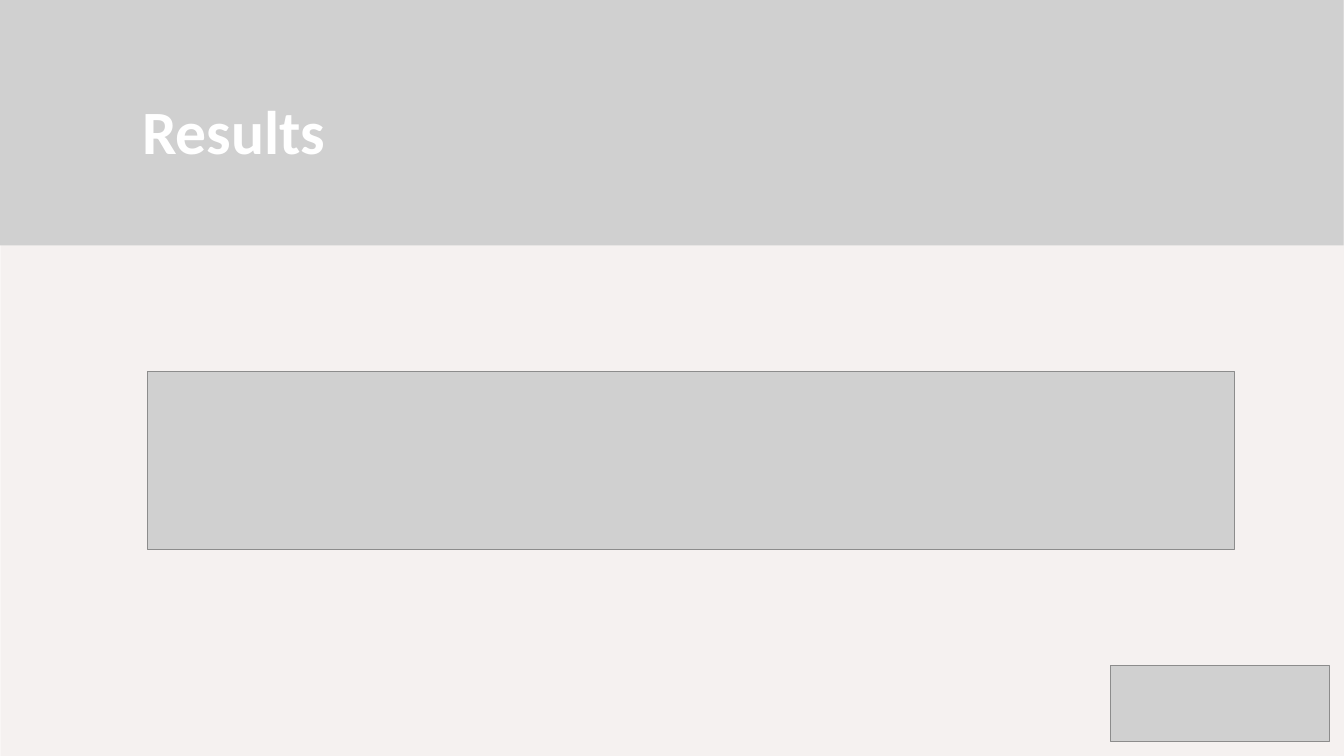
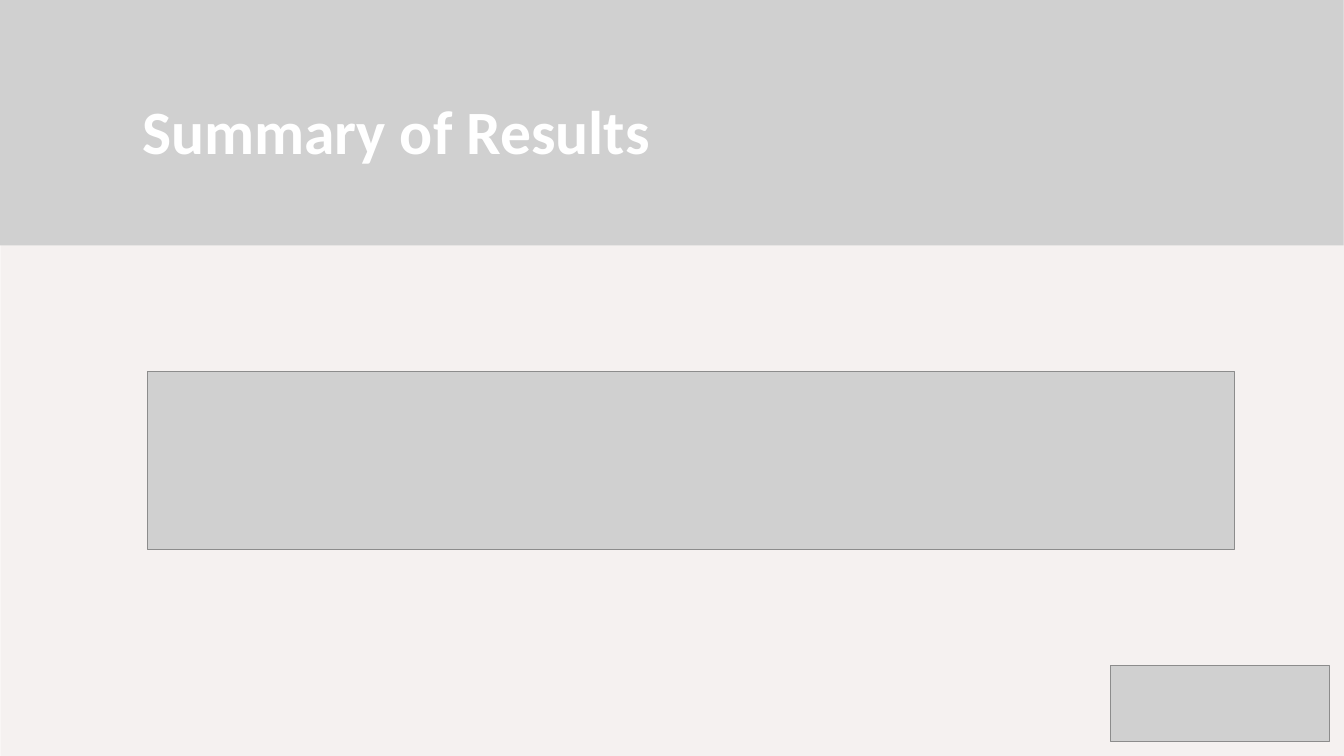
Before and after one commit to deepapborkar/NLPFinalProject, a slide deck: slide 10 of FinalPresentation.pptx (slide 8 before the commit). Drawn at 1344x756 pixels with LibreOffice and Linux fonts; fonts in the diff are those of the drawing; grey boxes stand for pictures; background and template pictures are left out. Boxes give left, top, right and bottom in pixels: in the first picture for what was removed or moved away, otherwise in the second. Text is boxed around its words. In the diff, an @@ line names an element or a change of style, - is before the commit and + after.

```diff
--- a/FinalPresentation.pptx
+++ b/FinalPresentation.pptx
@@ title at (142,111,649,163): text changed @@
-Results
+Summary of Results
```
Also in this commit, not shown: 6 other slides changed, 7 slides added, 1 slide removed, 4 other files.
